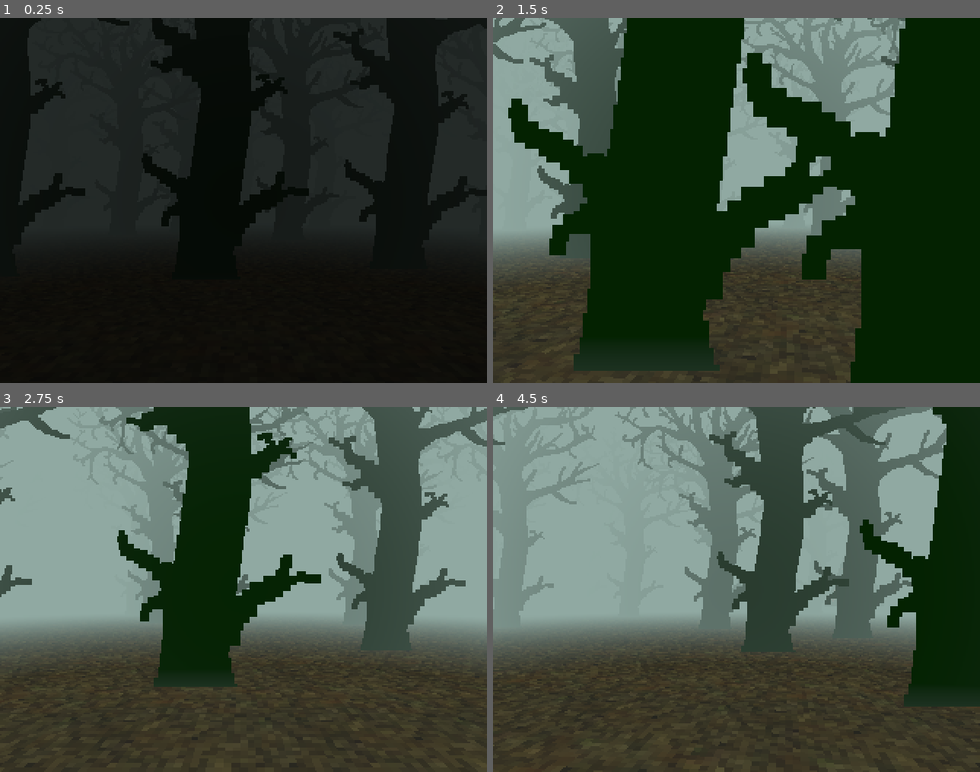
Above: before the commit, frames 1-4 (two rows, left to right).
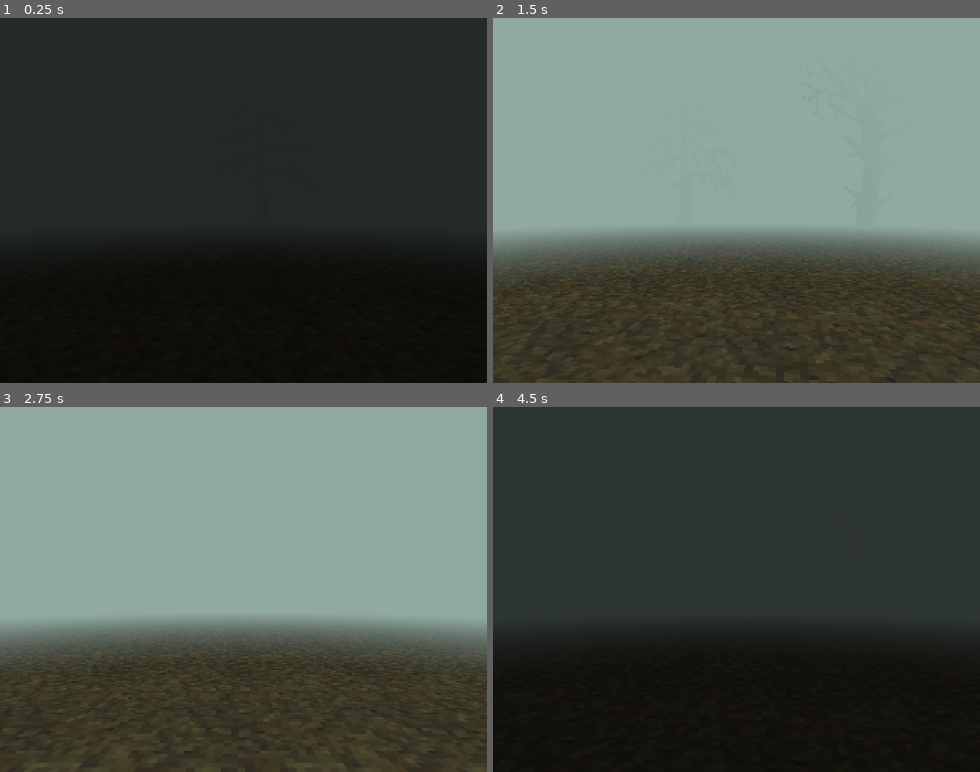
Above: after the commit, the same moments.

Repository: cat-in-the-dark/igrovoe-varenie-5--les
Game: Godot game, scene res://scenes/levels/enter_les/lvl0.tscn
Two runs of this game, one before a commit and one after it. Both use one fixed random seed, a clock stepped at 60 frames per second and the inputs below. Before the commit the project starts from res://scenes/levels/izba/level_les.tscn.
Inputs:
- Up to frame 1 (0.25 s): no input
- Up to frame 2 (1.5 s): hold D (move_right) 0.53-1.28 s; tap Down (camera_down) at 0.6 s; hold S (move_back) from 1.28 s (still down); tap Left (camera_left) at 1.35 s
- Up to frame 3 (2.75 s): release S (move_back) at 2.03 s; hold D (move_right) from 2.03 s (still down); tap Right (camera_right) at 2.1 s
- Up to frame 4 (4.5 s): release D (move_right) at 2.78 s; hold W (move_forward) 2.78-3.53 s; tap Up (camera_up) at 2.85 s; hold A (move_left) from 3.53 s (still down); tap Down (camera_down) at 3.6 s; tap Escape (restart, bound only after the commit) at 4.15 s; tap Left (camera_left) at 4.35 s

The runs differ from the first frame. In frame 1, 21% of the frame differs, in the area x 0-99%, y 0-60%; in frame 2, 67%; in frame 3, 30%; in frame 4, 90%, in the area x 0-100%, y 0-100%.

Commit message:
almost finished

Diff:
--- a/project.godot
+++ b/project.godot
@@ -11,13 +11,14 @@
 [application]
 
 config/name="les"
-run/main_scene="uid://c8wd1uuswlbq8"
+run/main_scene="uid://pjh4ylke5y2m"
 config/features=PackedStringArray("4.5", "GL Compatibility")
 config/icon="uid://0fs7humwd84o"
 
 [autoload]
 
 Events="*res://scripts/events.gd"
+Restart="*res://scripts/restart.gd"
 
 [display]
 
@@ -76,6 +77,12 @@
 , Object(InputEventKey,"resource_local_to_scene":false,"resource_name":"","device":-1,"window_id":0,"alt_pressed":false …(183 unchanged characters)…
 ]
 }
+restart={
+"deadzone": 0.2,
+"events": [Object(InputEventKey,"resource_local_to_scene":false,"resource_name":"","device":-1,"window_id":0,"alt_pressed":false,"shift_pressed":false,"ctrl_pressed":false,"meta_pressed":false,"pressed":false,"keycode":0,"physical_keycode":4194305,"key_label":0,"unicode":0,"location":0,"echo":false,"script":null)
+, Object(InputEventJoypadButton,"resource_local_to_scene":false,"resource_name":"","device":-1,"button_index":6,"pressure":0.0,"pressed":true,"script":null)
+]
+}
 
 [rendering]
 
--- a/scenes/levels/izba/level_les.gd
+++ b/scenes/levels/izba/level_les.gd
@@ -1,6 +1,10 @@
 extends Node
 
 @onready var _animation_player: AnimationPlayer = $Fade/AnimationPlayer
+@onready var player: Player = $Player
+@onready var izba: IzbaDoor = $IzbaDoor
+
+var izba_distance: float
 
 func _ready() -> void:
 	Events.izba_entered.connect(func on_izba_entered() -> void:
@@ -9,3 +13,32 @@
 		await _animation_player.animation_finished
 		get_tree().change_scene_to_file("res://scenes/levels/enter_les/lvl0.tscn")
 	)
+	izba_distance = izba.global_position.distance_to(player.global_position)
+
+func is_looking_at(observer: Node3D, target: Node3D, threshold: float = 0.90) -> bool:
+	var direction_to_target = (target.global_position - observer.global_position).normalized()
+	var forward = -observer.global_transform.basis.z  # forward в Godot — это -Z
+	return forward.dot(direction_to_target) > threshold
+
+func is_in_field_of_view(observer: Node3D, target: Node3D, fov_degrees: float = 60.0) -> bool:
+	var direction_to_target = (target.global_position - observer.global_position).normalized()
+	var forward = -observer.global_transform.basis.z
+	var angle = forward.angle_to(direction_to_target)
+	return angle < deg_to_rad(fov_degrees)
+
+func _physics_process(_delta: float) -> void:
+	# to avoid jumping once you look at izba. But play sound with some threshold of view
+	var is_looking = is_looking_at(player, izba)
+	if is_looking:
+		izba.set_volume(false)
+	else:
+		izba.set_volume(true)
+
+	var is_in_fov = is_in_field_of_view(player, izba)
+	var dir := (izba.global_position - player.global_position).normalized()
+	if is_in_fov:
+		izba.global_position = player.global_position + dir * izba_distance
+	else:
+		var dist = izba.global_position.distance_to(player.global_position)
+		if dist > izba_distance:
+			izba.global_position = player.global_position + dir * izba_distance
--- a/scenes/levels/izba/level_les.tscn
+++ b/scenes/levels/izba/level_les.tscn
@@ -10,12 +10,13 @@
 [ext_resource type="AudioStream" uid="uid://kkm4k5oq70q0" path="res://resources/audio/main.ogg" id="8_jfpsq"]
 [ext_resource type="AudioStream" uid="uid://c0iq0g1equ7j" path="res://resources/audio/golosa.ogg" id="9_8lmk3"]
 [ext_resource type="AudioStream" uid="uid://but8gprj7qd2h" path="res://resources/audio/arfa.ogg" id="9_h5vu6"]
+[ext_resource type="PackedScene" uid="uid://b3is738jkgolj" path="res://scenes/main/izba/izba_door.tscn" id="11_a5lp2"]
 
 [node name="Node3D" type="Node3D"]
 script = ExtResource("1_w0uos")
 
 [node name="Player" parent="." instance=ExtResource("1_3bmfn")]
-transform = Transform3D(1, 0, 0, 0, 1, 0, 0, 0, 1, 1, 0, 1)
+transform = Transform3D(0.9659258, 0, 0.25881904, 0, 1, 0, -0.25881904, 0, 0.9659258, 0, 0, 0)
 
 [node name="WorldEnvironment" type="WorldEnvironment" parent="."]
 environment = ExtResource("2_canl8")
@@ -42,3 +43,6 @@
 stream = ExtResource("9_8lmk3")
 volume_db = -12.0
 autoplay = true
+
+[node name="IzbaDoor" parent="." instance=ExtResource("11_a5lp2")]
+transform = Transform3D(1, 0, 0, 0, 1, 0, 0, 0, 1, 0, 0, 8)
--- a/scenes/main/forest/forest_izba.tscn
+++ b/scenes/main/forest/forest_izba.tscn
@@ -1,14 +1,10 @@
-[gd_scene load_steps=4 format=3 uid="uid://cwdli0jpslv01"]
+[gd_scene load_steps=3 format=3 uid="uid://cwdli0jpslv01"]
 
 [ext_resource type="Script" uid="uid://ix63wx07aw2p" path="res://scenes/main/forest/generator.gd" id="1_upibj"]
 [ext_resource type="PackedScene" uid="uid://bebtglkrci4wc" path="res://scenes/main/floor.tscn" id="2_2t7pk"]
-[ext_resource type="PackedScene" uid="uid://b3is738jkgolj" path="res://scenes/main/izba/izba_door.tscn" id="3_2t7pk"]
 
 [node name="forest" type="Node3D"]
 script = ExtResource("1_upibj")
 
 [node name="floor" parent="." instance=ExtResource("2_2t7pk")]
 transform = Transform3D(1, 0, 0, 0, 1, 0, 0, 0, 1, 12, 0, 12)
-
-[node name="IzbaDoor" parent="." instance=ExtResource("3_2t7pk")]
-transform = Transform3D(1, 0, 0, 0, 1, 0, 0, 0, 1, 12, 0, 12)
--- a/scenes/main/izba/izba_door.gd
+++ b/scenes/main/izba/izba_door.gd
@@ -1,8 +1,16 @@
 class_name IzbaDoor
 extends Node3D
+
+@onready var audio: AudioStreamPlayer3D = $AudioStreamPlayer3D
 
 func _on_area_3d_body_entered(body: Node3D) -> void:
 	if body is Player:
 		# enter in backward movement
 		if body.move_input.y >= 0.90:
 			Events.izba_entered.emit()
+
+func set_volume(volume: bool) -> void:
+	if volume:
+		audio.bus = "Master"
+	else:
+		audio.bus = "Muted"
--- a/scenes/main/izba/izba_door.tscn
+++ b/scenes/main/izba/izba_door.tscn
@@ -4,16 +4,18 @@
 [ext_resource type="Script" uid="uid://db8gf5orxm3wl" path="res://scenes/main/izba/izba_door.gd" id="1_l5a2t"]
 [ext_resource type="AudioStream" uid="uid://cy7rrf4r8finj" path="res://resources/audio/bells.ogg" id="3_skhby"]
 
-[sub_resource type="BoxShape3D" id="BoxShape3D_4jxbv"]
+[sub_resource type="CylinderShape3D" id="CylinderShape3D_skhby"]
+radius = 1.0
 
 [node name="IzbaDoor" type="Node3D"]
 script = ExtResource("1_l5a2t")
 
 [node name="Area3D" type="Area3D" parent="."]
-collision_layer = 3
+collision_mask = 2
 
 [node name="CollisionShape3D" type="CollisionShape3D" parent="Area3D"]
-shape = SubResource("BoxShape3D_4jxbv")
+transform = Transform3D(1, 0, 0, 0, 1, 0, 0, 0, 1, 0, 1, 0)
+shape = SubResource("CylinderShape3D_skhby")
 
 [node name="Sprite3D" type="Sprite3D" parent="."]
 transform = Transform3D(1, 0, 0, 0, 1, 0, 0, 0, 1, 0, 1.6, 0)
@@ -27,7 +29,7 @@
 
 [node name="AudioStreamPlayer3D" type="AudioStreamPlayer3D" parent="."]
 stream = ExtResource("3_skhby")
+unit_size = 5.0
 autoplay = true
-panning_strength = 2.0
 
 [connection signal="body_entered" from="Area3D" to="." method="_on_area_3d_body_entered"]
--- /dev/null
+++ b/scenes/main/trees/tree.gd
@@ -0,0 +1,13 @@
+extends Node3D
+
+@onready var sprites: Array[Sprite3D] = [
+	$Tree1, $Tree2, $Elka
+]
+
+func _ready() -> void:
+	# disable all sprites because we have always one enabled for godot editor visualisation
+	for sprite in sprites:
+		sprite.visible = false
+
+	var sprite: Sprite3D = sprites.pick_random()
+	sprite.visible = true
--- a/scenes/main/trees/tree.tscn
+++ b/scenes/main/trees/tree.tscn
@@ -1,14 +1,19 @@
-[gd_scene load_steps=3 format=3 uid="uid://cv1llrj3s3ykw"]
+[gd_scene load_steps=6 format=3 uid="uid://cv1llrj3s3ykw"]
 
 [ext_resource type="Texture2D" uid="uid://c0up7fottanej" path="res://scenes/main/trees/tree3.png" id="1_a8d1t"]
+[ext_resource type="Script" uid="uid://bx3p5yc4hmakx" path="res://scenes/main/trees/tree.gd" id="1_dubo0"]
+[ext_resource type="Texture2D" uid="uid://4b4f44qlgv3s" path="res://scenes/main/trees/tree1.png" id="1_v02rt"]
+[ext_resource type="Texture2D" uid="uid://dckkrc54k1y2v" path="res://scenes/main/trees/elka.png" id="2_pish7"]
 
 [sub_resource type="CylinderShape3D" id="CylinderShape3D_a8d1t"]
 height = 4.0
 
 [node name="Node3D" type="Node3D"]
+script = ExtResource("1_dubo0")
 
-[node name="Sprite3D" type="Sprite3D" parent="."]
+[node name="Tree2" type="Sprite3D" parent="."]
 transform = Transform3D(1, 0, 0, 0, 1, 0, 0, 0, 1, 0, -0.16, 0)
+visible = false
 offset = Vector2(0, 180)
 modulate = Color(0.039215688, 0.14117648, 0.03137255, 1)
 pixel_size = 0.02
@@ -17,6 +22,27 @@
 texture = ExtResource("1_a8d1t")
 region_rect = Rect2(0, -8, 264, 360)
 
+[node name="Tree1" type="Sprite3D" parent="."]
+transform = Transform3D(1, 0, 0, 0, 1, 0, 0, 0, 1, 0, -0.16, 0)
+visible = false
+offset = Vector2(0, 180)
+modulate = Color(0.039215688, 0.14117648, 0.03137255, 1)
+pixel_size = 0.02
+billboard = 2
+texture_filter = 0
+texture = ExtResource("1_v02rt")
+region_rect = Rect2(0, -8, 264, 360)
+
+[node name="Elka" type="Sprite3D" parent="."]
+transform = Transform3D(1, 0, 0, 0, 1, 0, 0, 0, 1, 0, -0.16, 0)
+offset = Vector2(0, 180)
+modulate = Color(0.039215688, 0.14117648, 0.03137255, 1)
+pixel_size = 0.02
+billboard = 2
+texture_filter = 0
+texture = ExtResource("2_pish7")
+region_rect = Rect2(0, -8, 264, 360)
+
 [node name="StaticBody3D" type="StaticBody3D" parent="."]
 
 [node name="CollisionShape3D" type="CollisionShape3D" parent="StaticBody3D"]
--- /dev/null
+++ b/scripts/restart.gd
@@ -0,0 +1,5 @@
+extends Node
+
+func _process(_delta: float) -> void:
+	if Input.is_action_just_pressed("restart"):
+		get_tree().change_scene_to_file("res://scenes/levels/enter_les/lvl0.tscn")
Not shown: 1 places in scenes/levels/izba/level_les.tscn that only renumber resources
Binary file added: scenes/main/trees/elka.png
Not shown, added: scenes/main/trees/elka.png.import
Not shown, added: scenes/main/trees/tree.gd.uid
Not shown, added: scripts/restart.gd.uid
Not shown, changed: resources/audio/arfa.ogg
Not shown, changed: resources/audio/bells.ogg
Not shown, changed: resources/audio/golosa.ogg
Not shown, changed: resources/audio/main.ogg
